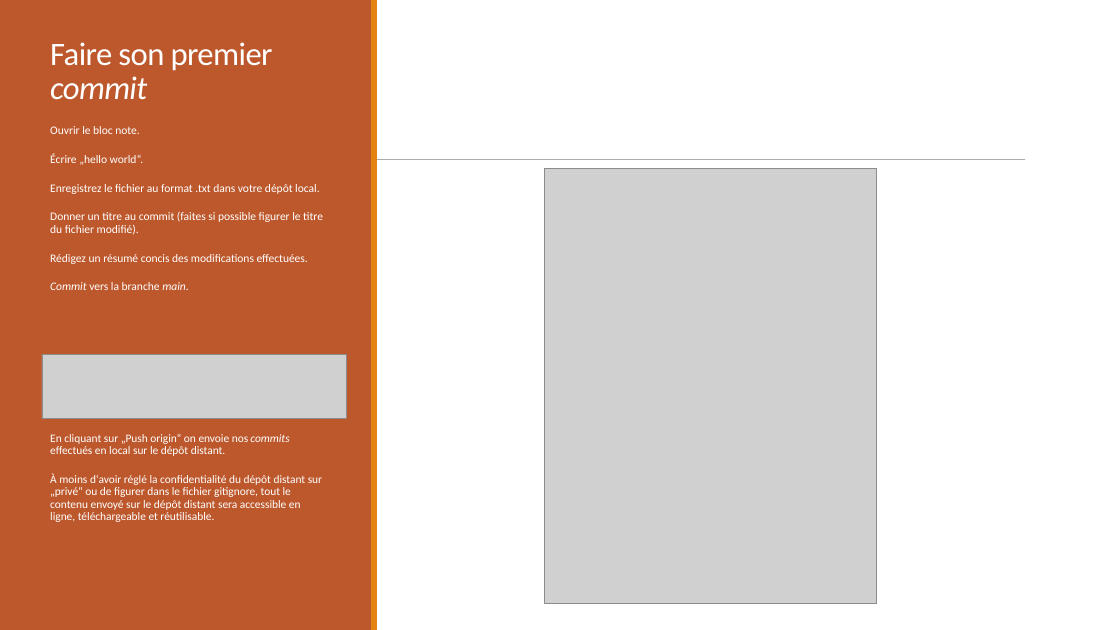
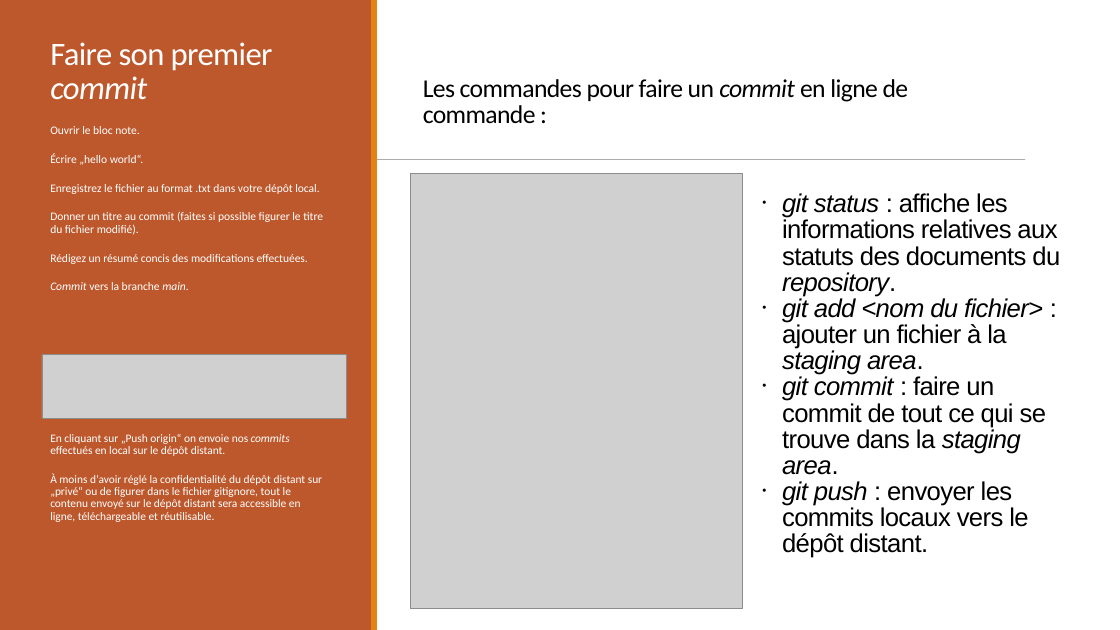
Before and after one commit to Mareike2405/SupportGitGithub, a slide deck: slide 15 of FormationGitGithub.pptx. Drawn at 1120x630 pixels with LibreOffice and Linux fonts; fonts in the diff are those of the drawing; grey boxes stand for pictures. Boxes give left, top, right and bottom in pixels: in the first picture for what was removed or moved away, otherwise in the second. Text is boxed around its words. In the diff, an @@ line names an element or a change of style, - is before the commit and + after.

```diff
--- a/FormationGitGithub.pptx
+++ b/FormationGitGithub.pptx
@@ text added at [423,79,909,123], 22 pt, text #000000 @@
+Les commandes pour faire un commit en ligne de commande :
@@ picture: place and size @@
-picture at [544,168,877,603]
+picture at [410,174,742,609]
@@ text added at [782,193,1060,558], 22 pt, text #000000 @@
+• git status : affiche les informations relatives aux statuts des documents du repository.
+• git add <nom du fichier> : ajouter un fichier à la staging area.
+• git commit : faire un commit de tout ce qui se trouve dans la staging area.
+• git push : envoyer les commits locaux vers le dépôt distant.
```
Also in this commit, not shown: 3 other slides changed, 1 slide added.
